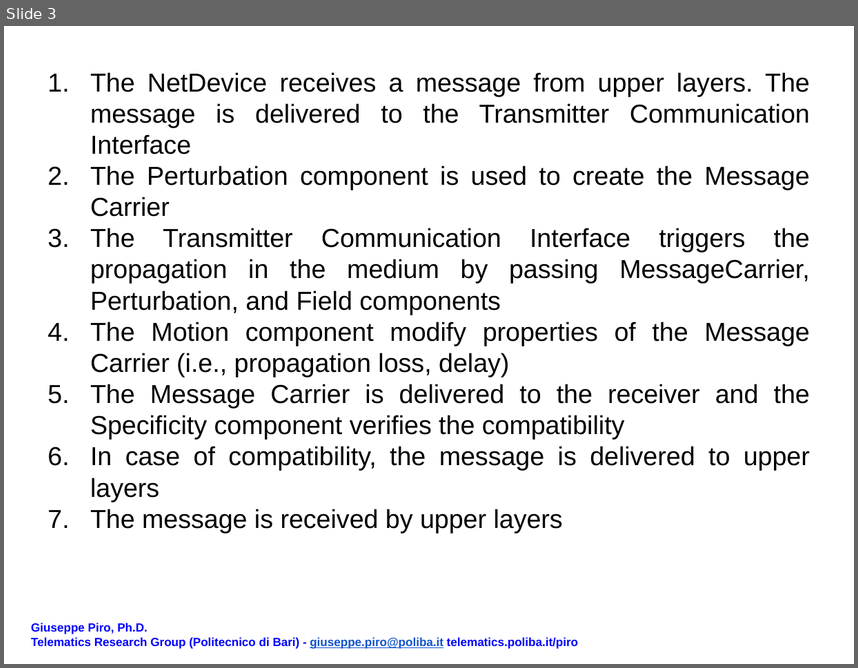
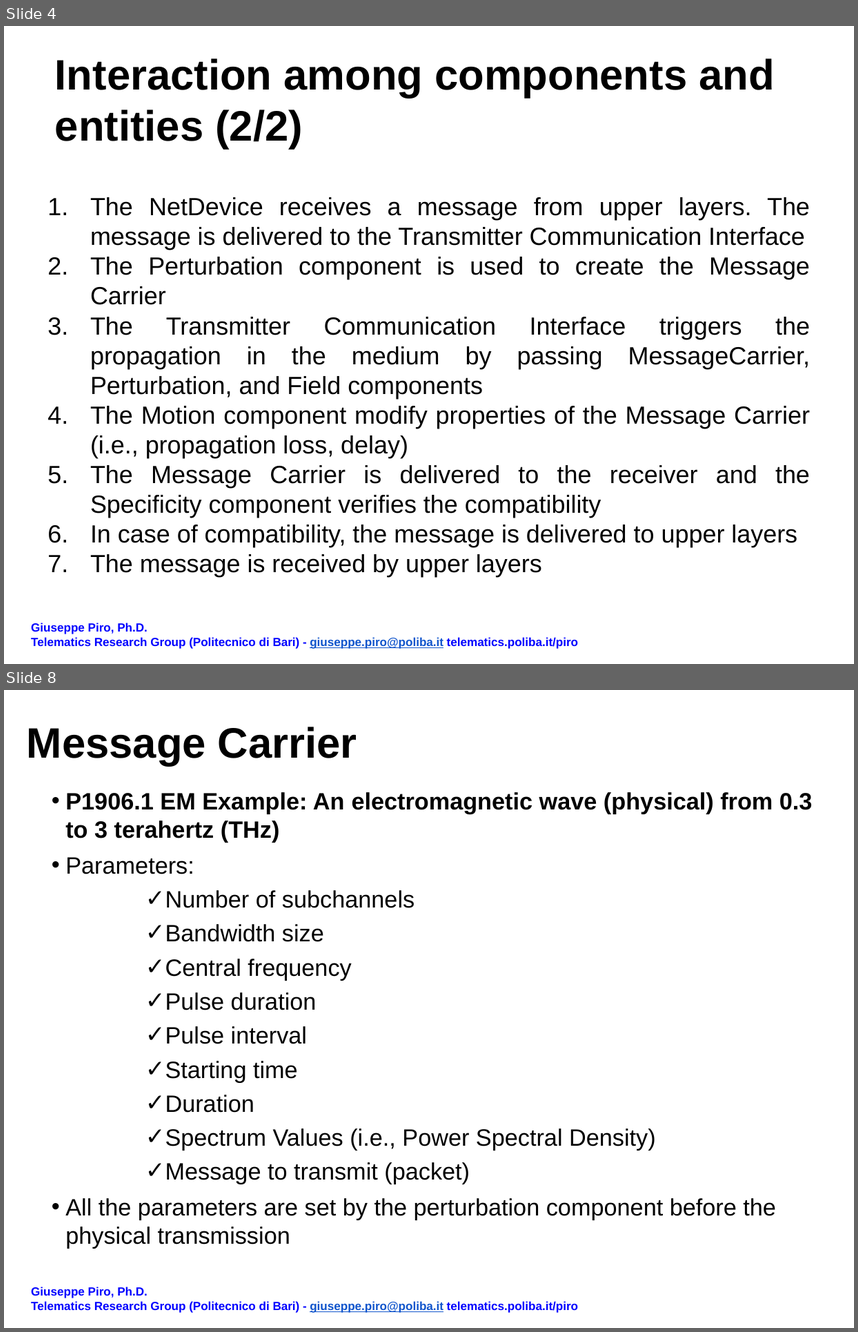
Before and after one commit to EnzoRong1013/ieee-p1906-1-reference-code, a slide deck: docs/mapping_scheme.pptx. Shown one above the other, each under a label of ours: slide 3 before the commit, slides 4 and 8 after it; the slides between them are not shown. The pictures are 858x668 and 858x1332 pixels, drawn with LibreOffice and Linux fonts; fonts in the diff are those of the drawing. Boxes give left, top, right and bottom in pixels: in the first picture for what was removed or moved away, otherwise in the second. Text is boxed around its words. In the diff, an @@ line names an element or a change of style, - is before the commit and + after.

Commit message:
updated presentation on em example

```diff
--- a/docs/mapping_scheme.pptx
+++ b/docs/mapping_scheme.pptx
@@ slide 8 added at [4, 690, 854, 1328], background #FFFFFF @@
@@ title added at [27, 727, 357, 766], 36 pt, text #000000, bold @@
+Message Carrier
@@ text added at [65, 792, 813, 1248], 20 pt, text #000000 @@
+• P1906.1 EM Example: An electromagnetic wave (physical) from 0.3 to 3 terahertz (THz)
+• Parameters:
+  ✓ Number of subchannels
+  ✓ Bandwidth size
+  ✓ Central frequency
+  ✓ Pulse duration
+  ✓ Pulse interval
+  ✓ Starting time
+  ✓ Duration
+  ✓ Spectrum Values (i.e., Power Spectral Density)
+  ✓ Message to transmit (packet)
+• All the parameters are set by the perturbation component before the physical transmission
@@ text added at [31, 1286, 578, 1312], 10 pt, text #0000FF, bold @@
+Giuseppe Piro, Ph.D.
+Telematics Research Group (Politecnico di Bari) - giuseppe.piro@poliba.it telematics.poliba.it/piro
@@ what was slide 3 is now slide 4 @@
@@ slide 4 changed as well @@
@@ title added at [55, 58, 774, 149], 36 pt, text #000000, bold @@
+Interaction among components and entities (2/2)
@@ text "The NetDevice receives a message ...": place and size @@
-text "The NetDevice receives a message ..." at [90, 72, 810, 532]
+text "The NetDevice receives a message ..." at [90, 197, 811, 577]
@@ text "The NetDevice receives a message ..." at [90, 197, 811, 577]: size 22 to 21 pt @@
```
Also in this commit, not shown: 2 other slides changed, 18 other slides added.
